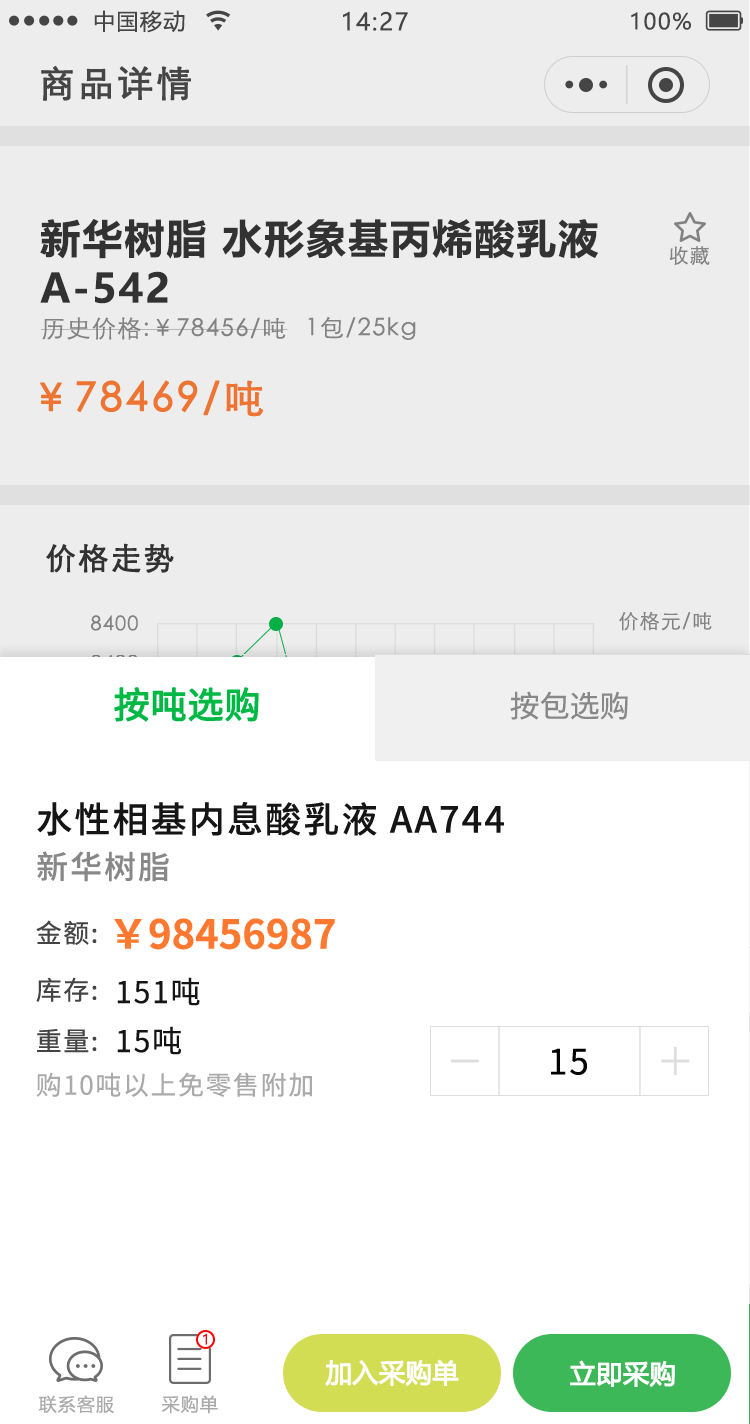
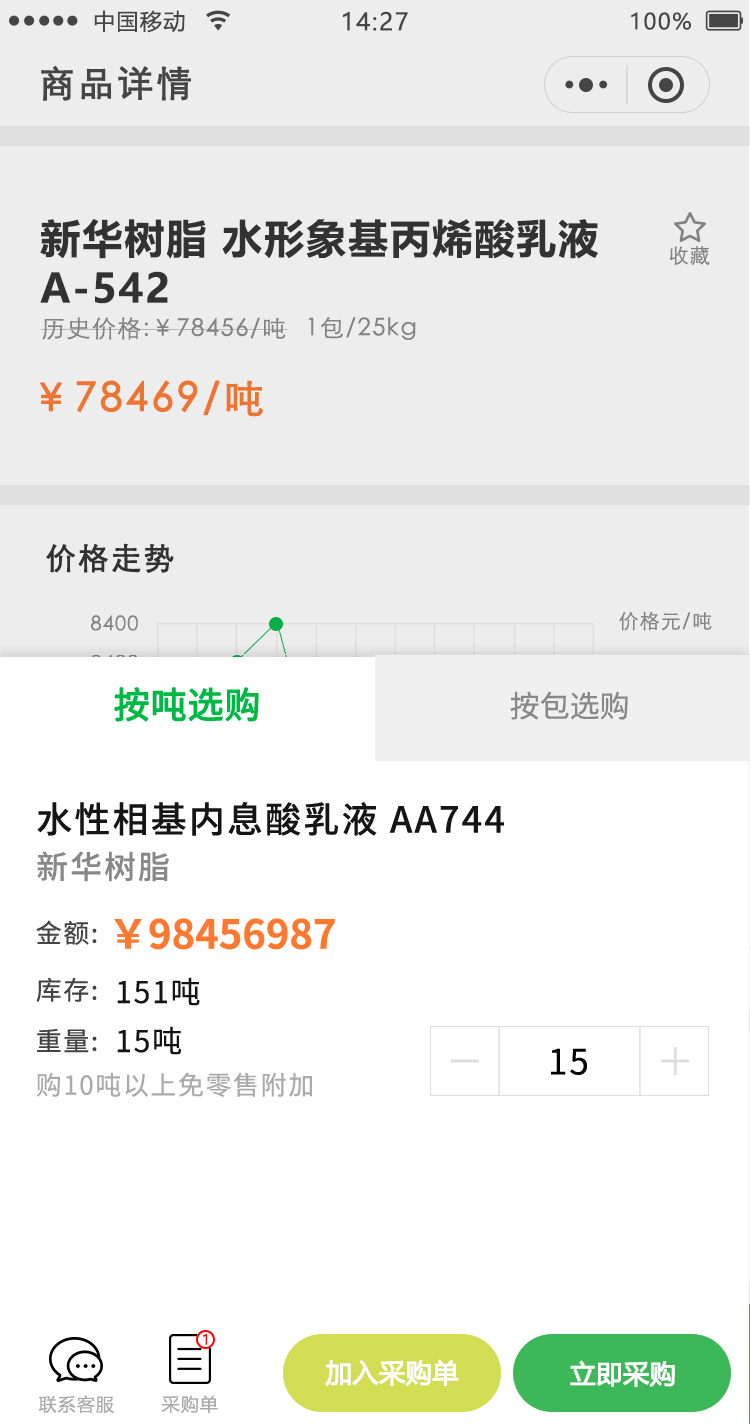
Comparing the layer stacks of the two w=750, h=1424 images. Changes:
painted on "形状 29" (1st of 2) over (169, 1334, 211, 1384)
